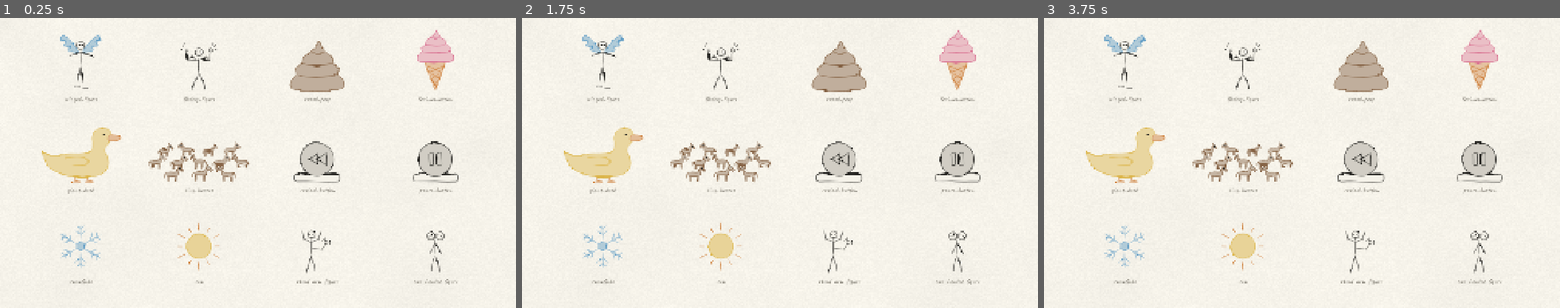
Above: before the commit, frames 1-3 (left to right).
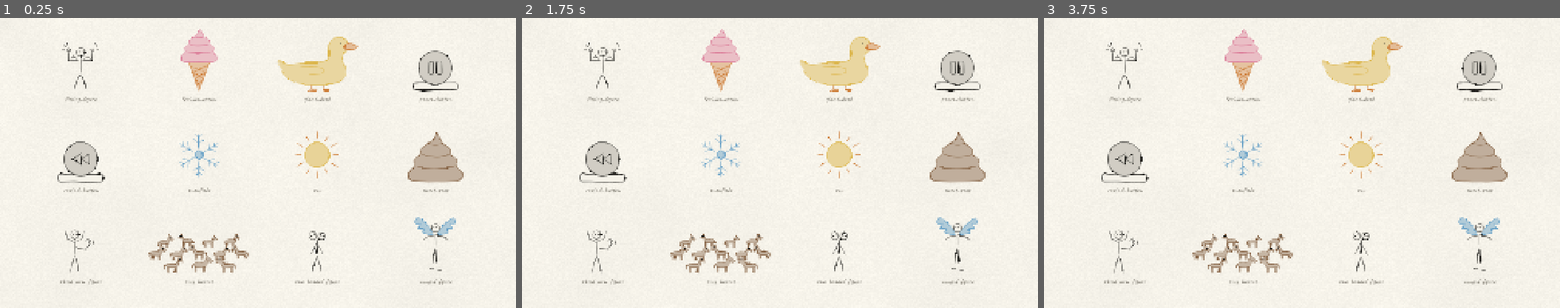
Above: after the commit, the same moments.

Repository: GoktugSugar/your_call
Game: Godot game, scene res://dev/doodle_sampler.tscn
Same seed, same stepped clock (60 frames per second), same inputs: the game is played once before the commit and once after it. This scene is started directly instead of the project's main scene. Sound files missing from this copy of the repository are replaced by a short silence.
Inputs (mouse positions are in pixels of both pictures, inside the frame that each line leads up to):
- Up to frame 1 (0.25 s): no input
- Up to frame 2 (1.75 s): tap Enter at 0.5 s; move the mouse to (893, 148) at 0.52 s; press the mouse at (893, 148) at 0.53 s; release the mouse at (893, 148) at 1.25 s; drag from (676, 177) to (754, 221) at 1.27 s
- Up to frame 3 (3.75 s): move the mouse to (1353, 99) at 2.02 s; hold Shift 2.03-2.75 s; click (1353, 99) at 2.17 s; drag from (1276, 221) to (1147, 119) at 2.77 s; move the mouse to (1456, 206) at 3.52 s; tap Ctrl at 3.6 s; click (1456, 206) at 3.67 s

The runs differ from the first frame. In frame 1, 11% of the frame differs, in the area x 8-90%, y 3-92%; in frame 2, 11%; in frame 3, 11%.

Commit message:
Find every doodle by its folder in the sampler and the tests
Co-Authored-By: Claude Opus 5.5 <noreply@anthropic.com>

Diff:
--- a/dev/doodle_sampler.gd
+++ b/dev/doodle_sampler.gd
@@ -1,17 +1,21 @@
 extends Node2D
-## Development only: every doodle on one page, each on a baseline over its id, under a guide line at
-## the tallest a doodle should stand. With [code]--stage=N[/code] it plays the doodles stage for the
-## Nth sample question instead: the stage draws on, the pointer moves onto the doodle given by
-## [code]--pick=N[/code] (counting from 1), clicks it, and the consequence plays.
+## Development only: the doodles on a page, each on a baseline over its id, under a guide line at the
+## tallest a doodle should stand. Every doodle in [code]res://doodles/[/code] is shown, a page of them at
+## a time: [code]--page=N[/code] picks the page (counting from 1), and [code]--ids=a,b,c[/code] shows
+## just those. With [code]--stage=N[/code] it plays the doodles stage for the Nth sample question
+## instead: the stage draws on, the pointer moves onto the doodle given by [code]--pick=N[/code]
+## (counting from 1), clicks it, and the consequence plays.
 ## [codeblock]
+## Godot --path . res://dev/capture_runner.tscn -- --scene=res://dev/doodle_sampler.tscn --page=2 \
+##     --out=C:/somewhere/shot --times=1
 ## Godot --path . res://dev/capture_runner.tscn -- --scene=res://dev/doodle_sampler.tscn \
 ##     --stage=3 --pick=2 --out=C:/somewhere/shot --times=1,2.5,4
 ## [/codeblock]
 
-## The doodles on the page, in order.
-@export var ids: PackedStringArray = ["winged_figure", "flexing_figure", "sweet_poop", "foul_ice_cream",
-		"giant_duck", "tiny_horses", "rewind_button", "pause_button", "snowflake", "sun", "third_arm_figure",
-		"two_headed_figure"]
+## The doodles on the page, in order. Empty shows every doodle there is, a page at a time.
+@export var ids: PackedStringArray = []
+## How many doodles a page holds, when it shows every doodle.
+@export_range(1, 40) var per_page := 12
 ## How many doodles stand in each row.
 @export_range(1, 8) var columns := 4
 ## Where the first doodle stands.
@@ -53,6 +57,12 @@
 
 func _ready() -> void:
 	var args := DevArgs.parse()
+	if args.has("ids"):
+		ids = PackedStringArray(str(args["ids"]).split(","))
+	elif ids.is_empty():
+		var every := DoodlesStage.all_ids()
+		var start := (maxi(int(args.get("page", "1")), 1) - 1) * per_page
+		ids = every.slice(start, start + per_page)
 	_staging = args.has("stage")
 	if _staging:
 		var sample := samples[clampi(int(args["stage"]) - 1, 0, samples.size() - 1)]
--- a/stages/doodles/doodles_stage.gd
+++ b/stages/doodles/doodles_stage.gd
@@ -84,6 +84,17 @@
 var _pointed := -1
 ## The side lit from the choice row, or -1.
 var _highlighted := -1
+
+
+## The id of every doodle there is, one per script in [code]res://doodles/[/code], in name order. For the
+## samplers and the tests: an exported build may not list its scripts.
+static func all_ids() -> PackedStringArray:
+	var ids := PackedStringArray()
+	for file in DirAccess.get_files_at(DOODLE_SCRIPT.get_base_dir()):
+		if file.get_extension() == "gd":
+			ids.append(file.get_basename())
+	ids.sort()
+	return ids
 
 
 ## A new doodle drawn by the script for [param id], or null when there is no such doodle.
--- a/tests/unit/test_doodles.gd
+++ b/tests/unit/test_doodles.gd
@@ -3,10 +3,6 @@
 ## doodle has, and the stage puts each one over its option and answers the pointer.
 
 const STAGE_SCENE := "res://stages/doodles/doodles_stage.tscn"
-## The doodles the would you rathers use.
-const IDS: PackedStringArray = ["winged_figure", "flexing_figure", "sweet_poop", "foul_ice_cream",
-		"giant_duck", "tiny_horses", "rewind_button", "pause_button", "snowflake", "sun", "third_arm_figure",
-		"two_headed_figure"]
 ## The tallest a doodle may stand above its origin, in pixels.
 const TALLEST := 240.0
 ## The furthest a doodle may spread either side of its origin, so it stays inside its slot.
@@ -15,8 +11,12 @@
 const SLACK := 8.0
 
 
+func test_there_are_doodles() -> void:
+	assert_gt(DoodlesStage.all_ids().size(), 0)
+
+
 func test_every_doodle_id_makes_a_doodle() -> void:
-	for id in IDS:
+	for id in DoodlesStage.all_ids():
 		var doodle := DoodlesStage.make_doodle(id)
 		assert_not_null(doodle, id)
 		if doodle != null:
@@ -28,7 +28,7 @@
 
 
 func test_every_doodle_stands_centred_on_its_origin_and_fits_its_room() -> void:
-	for id in IDS:
+	for id in DoodlesStage.all_ids():
 		var doodle := DoodlesStage.make_doodle(id)
 		var bounds := _bounds(doodle)
 		doodle.free()
